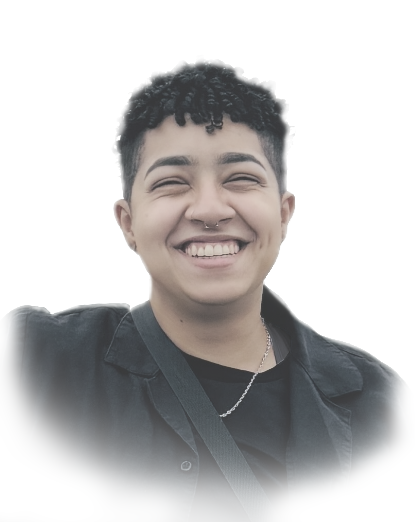
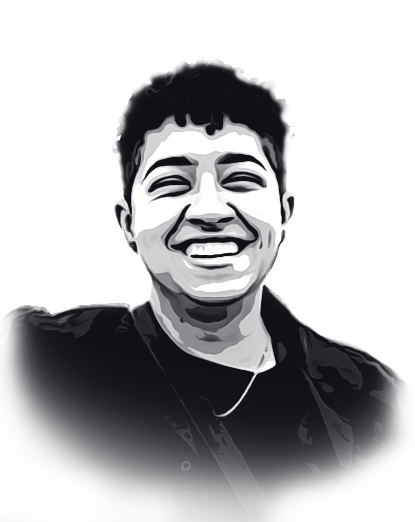
Two versions of the same layered image (415px x 522px). Layer-by-layer changes:
added group "Group 2" with 2 layers above "Group 1" over [0, 58, 410, 522]
added layer "Layer 2" in group "Group 2" over [0, 58, 410, 522]
moved "Layer 0" into group "Group 1", painted on it over [0, 58, 410, 522]
